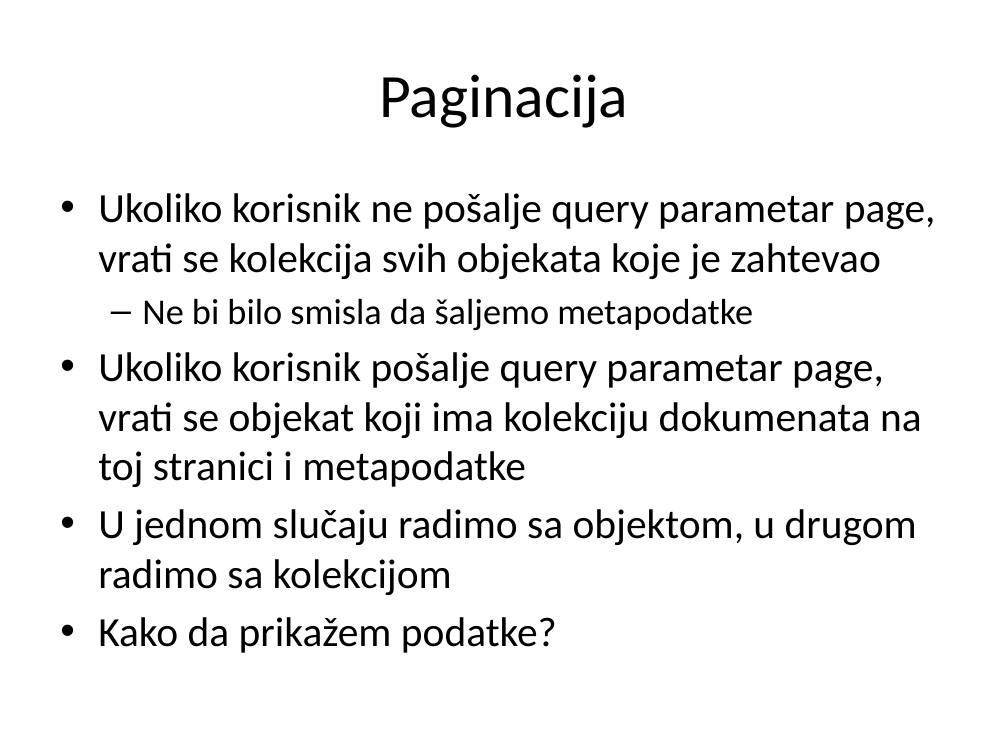
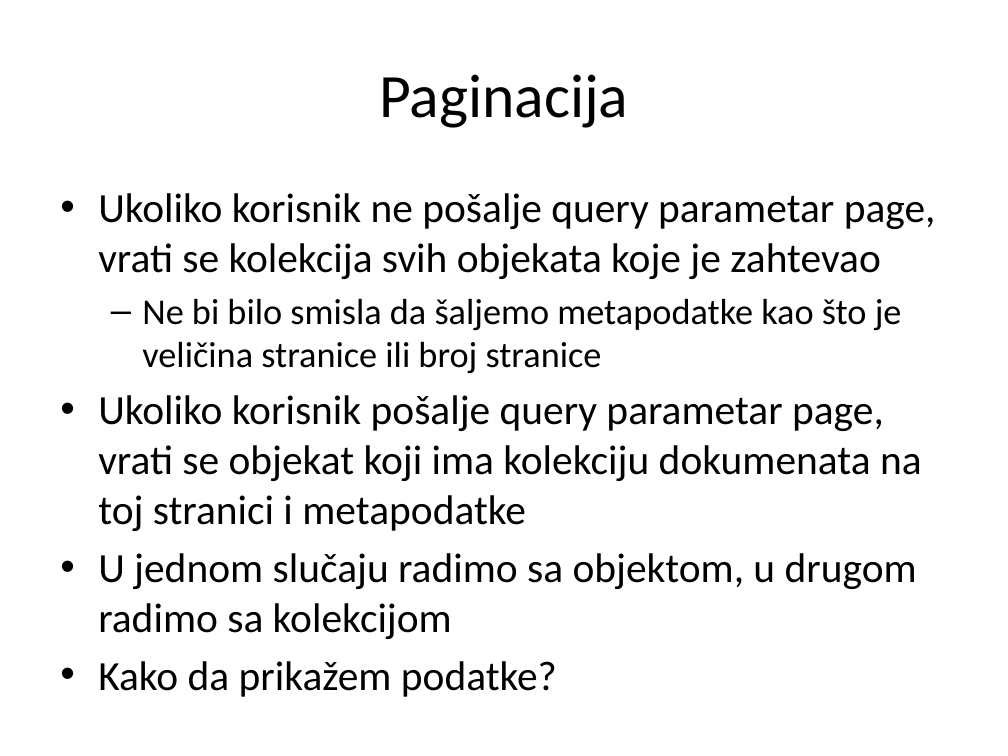
Before and after one commit to Cobrijani/2016, a slide deck: slide 11 of AngularJS/03_RESTPozivi/03 REST Pozivi.pptx. Drawn at 1008x756 pixels with LibreOffice and Linux fonts; fonts in the diff are those of the drawing. Boxes give left, top, right and bottom in pixels: in the first picture for what was removed or moved away, otherwise in the second. Text is boxed around its words. In the diff, an @@ line names an element or a change of style, - is before the commit and + after.

```diff
--- a/AngularJS/03_RESTPozivi/03 REST Pozivi.pptx
+++ b/AngularJS/03_RESTPozivi/03 REST Pozivi.pptx
@@ text at [142,298,902,374]: text changed @@
-  – Ne bi bilo smisla da šaljemo metapodatke
+  – Ne bi bilo smisla da šaljemo metapodatke kao što je veličina stranice ili broj stranice
```
Also in this commit, not shown: 26 other slides changed, 43 other files.
